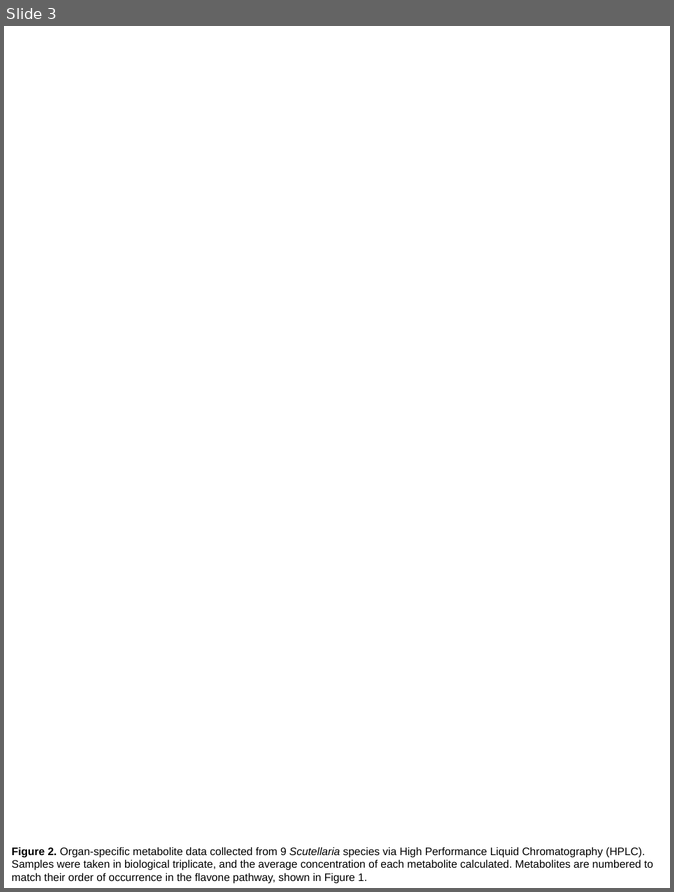
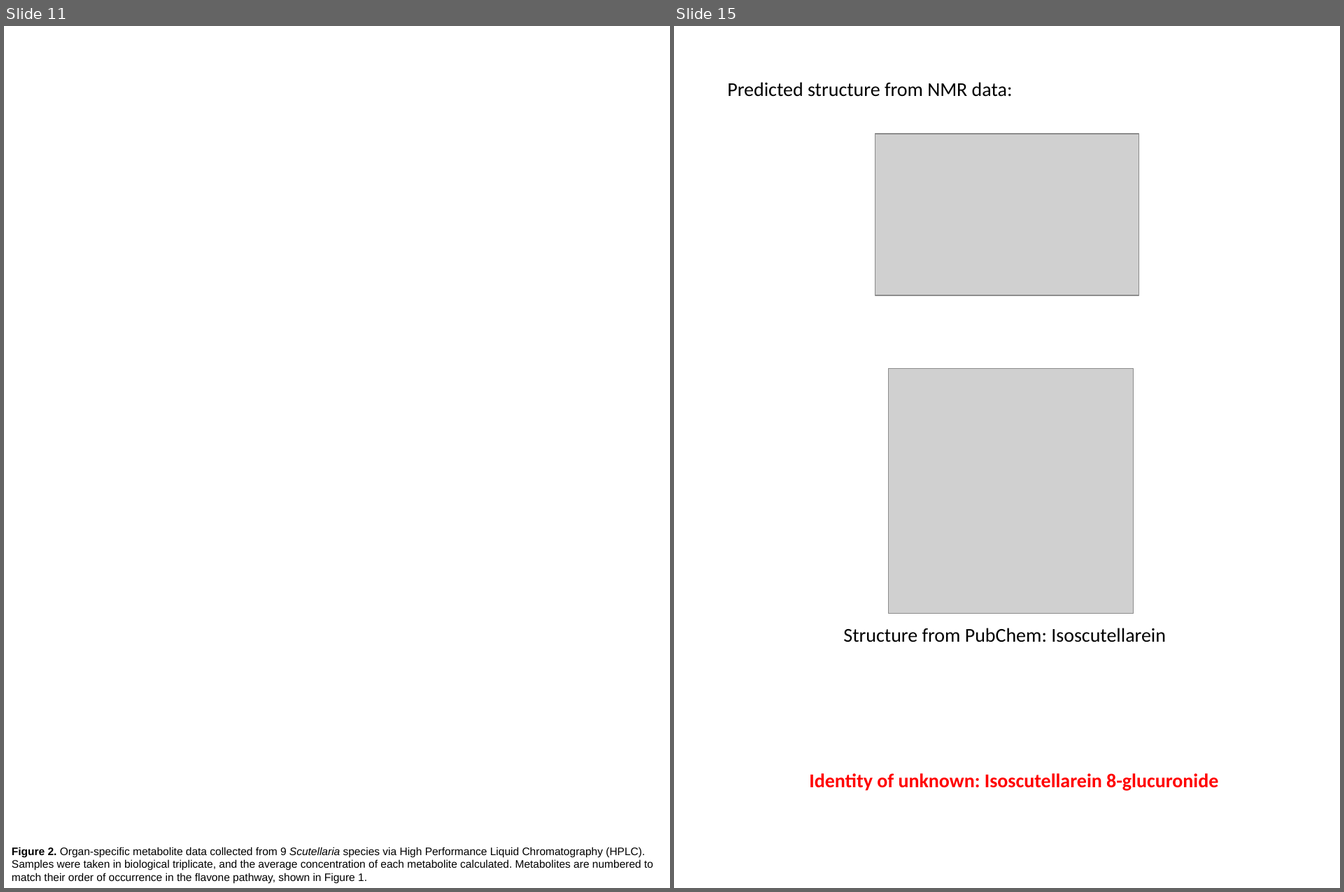
Before and after one commit to bryceaskey/scutellariaMetabolites, a slide deck: figures/manuscript/isoscutellarin/figure_legend.pptx. Shown side by side, each under a label of ours: slide 3 before the commit, slides 11 and 15 after it; the slides between them are not shown. The pictures are 674x892 and 1344x892 pixels, drawn with LibreOffice and Linux fonts; fonts in the diff are those of the drawing; grey boxes stand for pictures; background and template pictures are left out. Boxes give left, top, right and bottom in pixels: in the first picture for what was removed or moved away, otherwise in the second. Text is boxed around its words. In the diff, an @@ line names an element or a change of style, - is before the commit and + after.

Commit message:
Updated figure legend

```diff
--- a/figures/manuscript/isoscutellarin/figure_legend.pptx
+++ b/figures/manuscript/isoscutellarin/figure_legend.pptx
@@ slide 15 added at box(674, 26, 1340, 888), background #FFFFFF @@
@@ text added at box(727, 82, 1013, 97), 18 pt, text #000000 @@
+Predicted structure from NMR data:
@@ picture added at box(876, 134, 1139, 296) @@
@@ picture added at box(889, 368, 1133, 613) @@
@@ text added at box(843, 628, 1166, 643), 18 pt, text #000000 @@
+Structure from PubChem: Isoscutellarein
@@ text added at box(809, 774, 1219, 791), 18 pt, text #FF0000, bold @@
+Identity of unknown: Isoscutellarein 8-glucuronide
@@ what was slide 3 is now slide 11 @@
```
Also in this commit, not shown: 1 slide changed, 12 other slides added, 3 slides removed.
